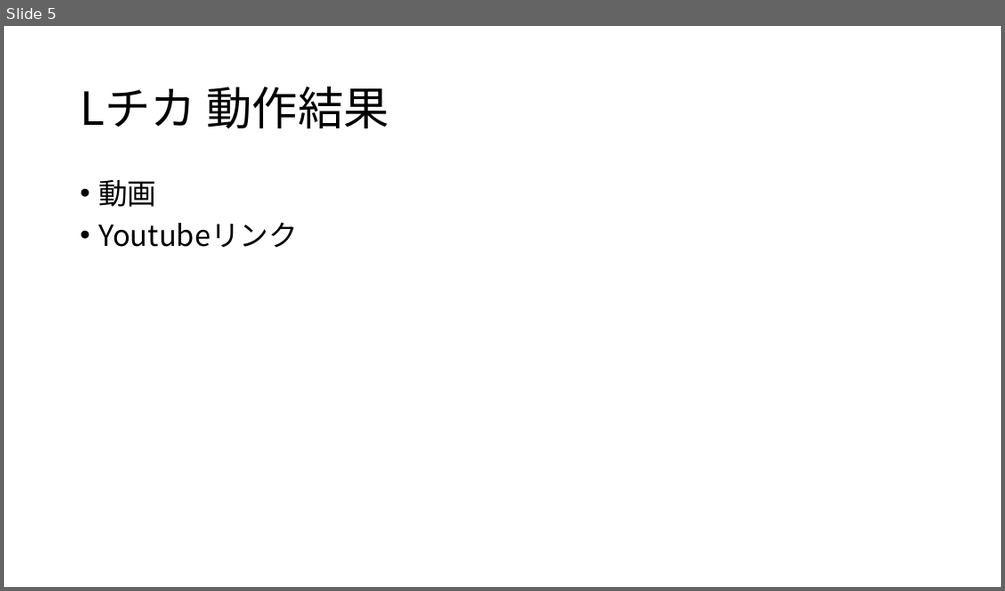
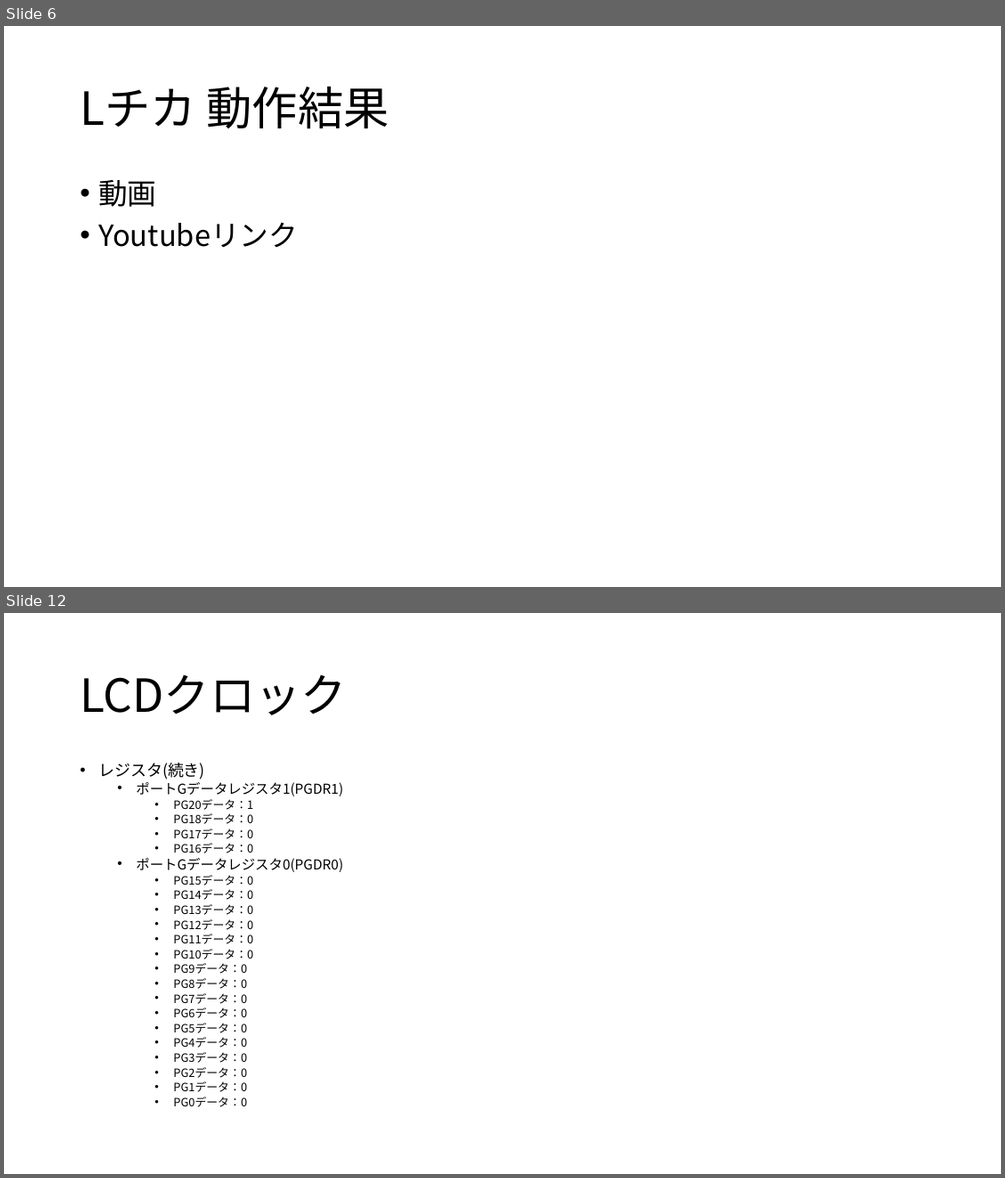
Before and after one commit to moku828/sh7262_an, a slide deck: SH7262アプリケーションノート.pptx. Shown one above the other, each under a label of ours: slide 5 before the commit, slides 6 and 12 after it; the slides between them are not shown. The pictures are 1005x591 and 1005x1178 pixels, drawn with LibreOffice and Linux fonts; fonts in the diff are those of the drawing. Boxes give left, top, right and bottom in pixels: in the first picture for what was removed or moved away, otherwise in the second. Text is boxed around its words. In the diff, an @@ line names an element or a change of style, - is before the commit and + after.

```diff
--- a/SH7262アプリケーションノート.pptx
+++ b/SH7262アプリケーションノート.pptx
@@ slide 12 added at (4, 613, 1001, 1174), background #FFFFFF @@
@@ title added at (80, 674, 347, 715), 44 pt, text #000000 @@
+LCDクロック
@@ text added at (98, 763, 343, 1107), 11 pt, text #000000 @@
+• レジスタ(続き)
+  • ポートGデータレジスタ1(PGDR1)
+    • PG20データ：1
+    • PG18データ：0
+    • PG17データ：0
+    • PG16データ：0
+  • ポートGデータレジスタ0(PGDR0)
+    • PG15データ：0
+    • PG14データ：0
+    • PG13データ：0
+    • PG12データ：0
+    • PG11データ：0
+    • PG10データ：0
+    • PG9データ：0
+    • PG8データ：0
+    • PG7データ：0
+    • PG6データ：0
+    • PG5データ：0
+    • PG4データ：0
+    • PG3データ：0
+    • PG2データ：0
+    • PG1データ：0
+    • PG0データ：0
@@ what was slide 5 is now slide 6 @@
```
Also in this commit, not shown: 2 slides changed, 13 other slides added.
